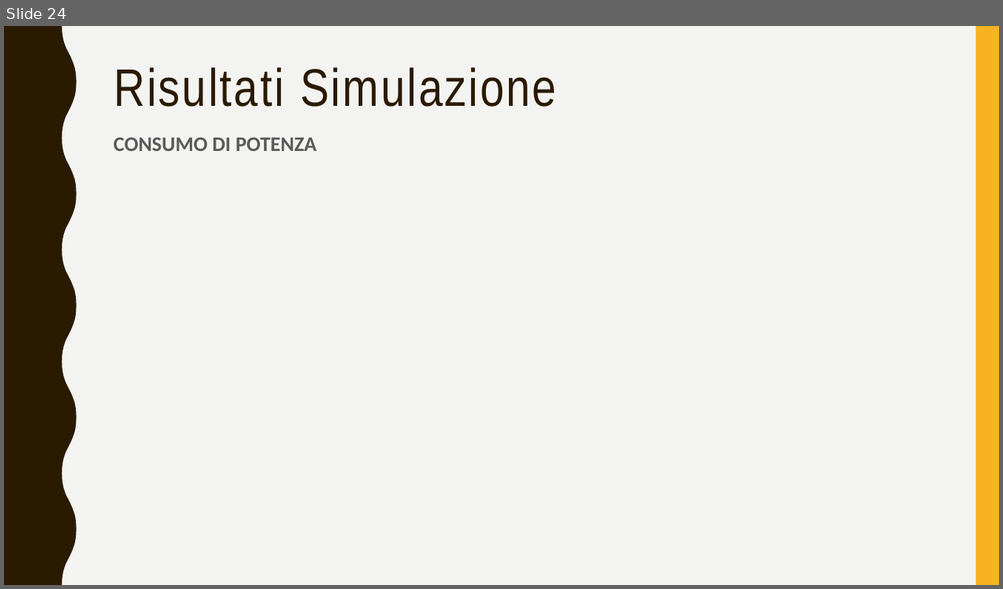
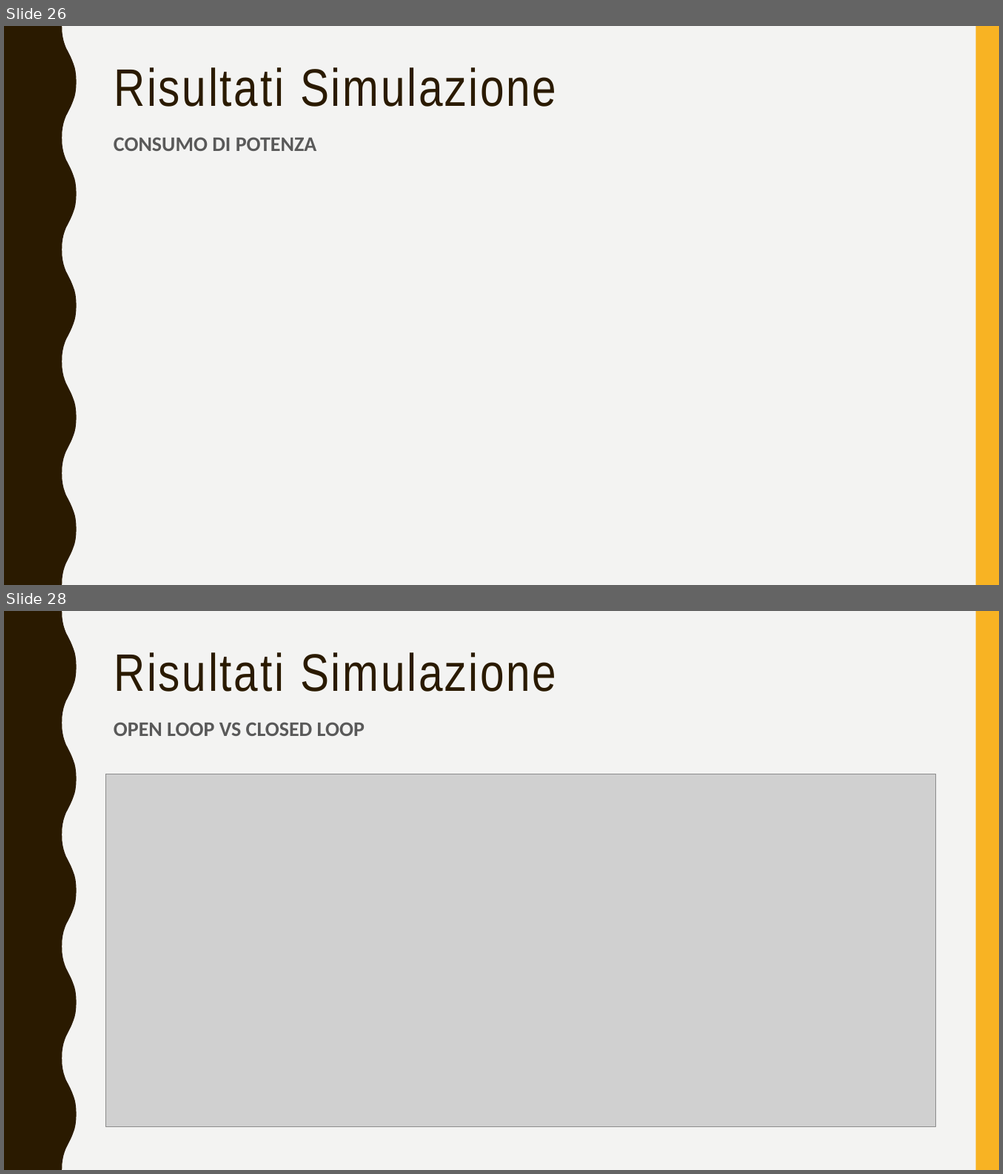
Before and after one commit to alessio-capello/MicroElectronics, a slide deck: MicroB/MicroBpresentazione.pptx. Shown one above the other, each under a label of ours: slide 24 before the commit, slides 26 and 28 after it; the slides between them are not shown. The pictures are 1003x589 and 1003x1174 pixels, drawn with LibreOffice and Linux fonts; fonts in the diff are those of the drawing; grey boxes stand for pictures. Boxes give left, top, right and bottom in pixels: in the first picture for what was removed or moved away, otherwise in the second. Text is boxed around its words. In the diff, an @@ line names an element or a change of style, - is before the commit and + after.

```diff
--- a/MicroB/MicroBpresentazione.pptx
+++ b/MicroB/MicroBpresentazione.pptx
@@ slide 28 added at [4,611,999,1170], background #F3F3F2; not listed: 2 template elements that a slide beside it also shows @@
@@ title added at [114,652,556,692], 51 pt, text #2A1A00 @@
+Risultati Simulazione
@@ text added at [114,722,364,736], 20 pt, text #595959, bold @@
+OPEN LOOP VS CLOSED LOOP
@@ picture added at [106,775,936,1127] @@
@@ what was slide 24 is now slide 26 @@
```
Also in this commit, not shown: 17 slides changed, 7 other slides added, 43 other files.
